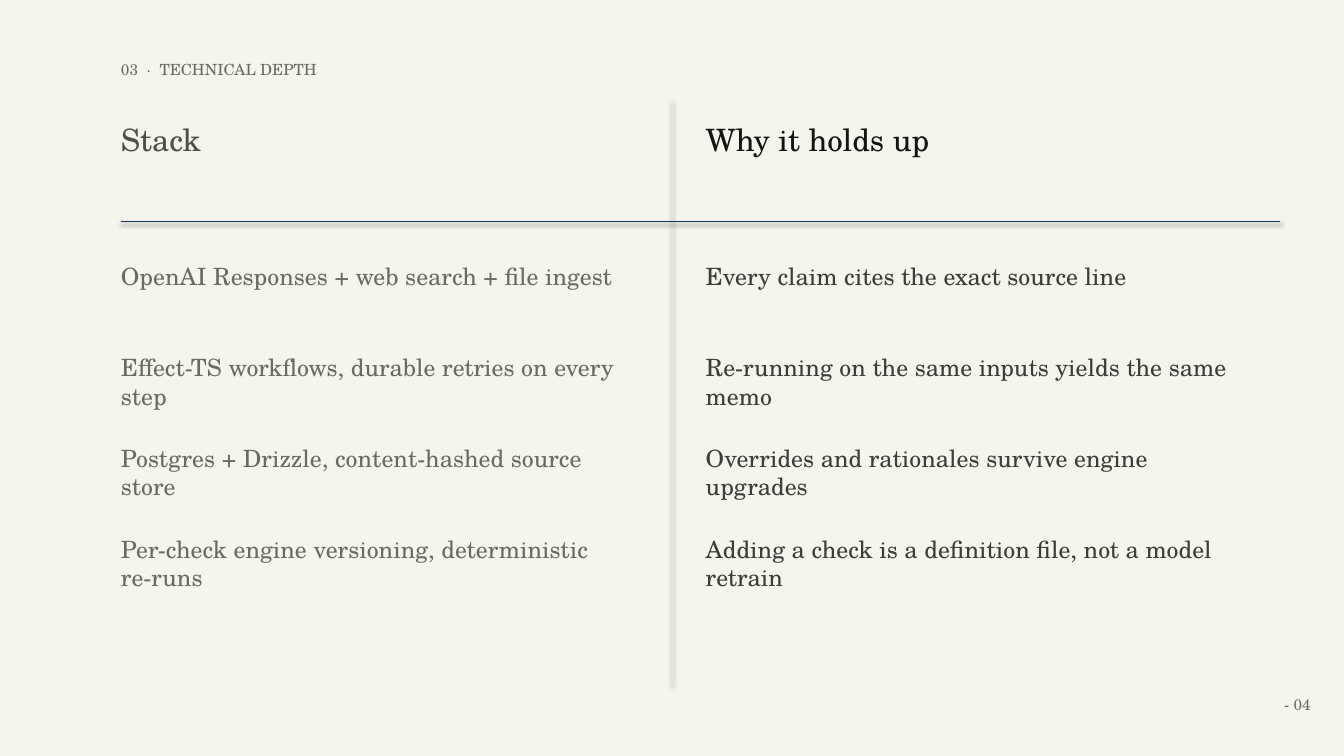
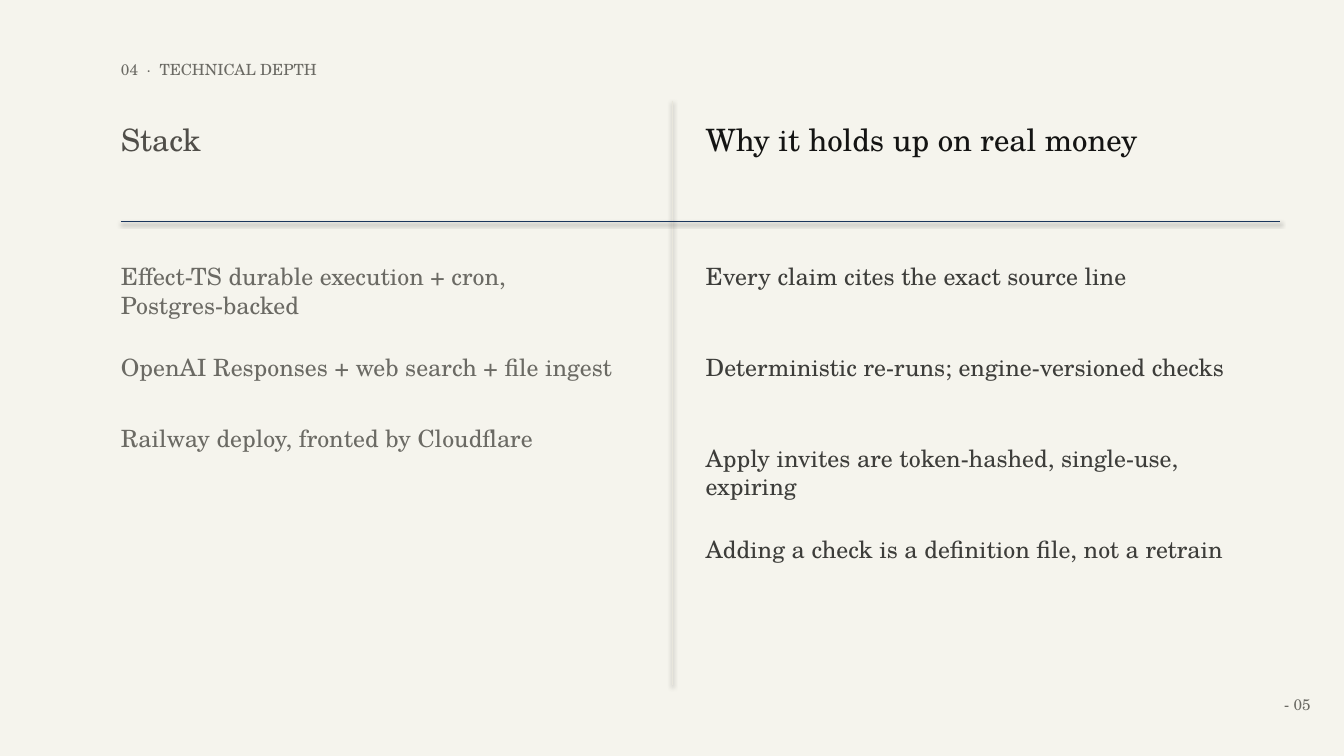
Before and after one commit to kndwin/capital, a slide deck: slide 5 of pitch-deck/capital-pitch-deck.pptx (slide 4 before the commit). Drawn at 1344x756 pixels with LibreOffice and Linux fonts; fonts in the diff are those of the drawing. Boxes give left, top, right and bottom in pixels: in the first picture for what was removed or moved away, otherwise in the second. Text is boxed around its words. In the diff, an @@ line names an element or a change of style, - is before the commit and + after.

Commit message:
feat: add application and market watch workflows

```diff
--- a/pitch-deck/capital-pitch-deck.pptx
+++ b/pitch-deck/capital-pitch-deck.pptx
@@ text at bbox=[121, 63, 317, 75]: text changed @@
-03 · TECHNICAL DEPTH
+04 · TECHNICAL DEPTH
@@ text at bbox=[706, 128, 1138, 158]: text changed @@
-Why it holds up
+Why it holds up on real money
@@ text at bbox=[121, 267, 505, 319]: text changed @@
-Effect-TS workflows, durable retries on every step
+Effect-TS durable execution + cron, Postgres-backed
@@ text "OpenAI Responses + web search ...": place and size @@
-text "OpenAI Responses + web search ..." at bbox=[121, 267, 612, 290]
+text "OpenAI Responses + web search ..." at bbox=[121, 358, 612, 381]
@@ text at bbox=[706, 358, 1224, 381]: text changed @@
-Re-running on the same inputs yields the same memo
+Deterministic re-runs; engine-versioned checks
@@ text at bbox=[121, 429, 533, 452]: text changed @@
-Per-check engine versioning, deterministic re-runs
+Railway deploy, fronted by Cloudflare
@@ text removed at bbox=[121, 449, 582, 496] @@
-Postgres + Drizzle, content-hashed source store
@@ text at bbox=[706, 449, 1178, 500]: text changed @@
-Overrides and rationales survive engine upgrades
+Apply invites are token-hashed, single-use, expiring
@@ text at bbox=[706, 540, 1223, 563]: text changed @@
-Adding a check is a definition file, not a model retrain
+Adding a check is a definition file, not a retrain
@@ text at bbox=[1294, 699, 1311, 710]: text changed @@
-- 04
+- 05
```
Also in this commit, not shown: 2 other slides changed, 4 slides added, 3 slides removed, 57 other files.
